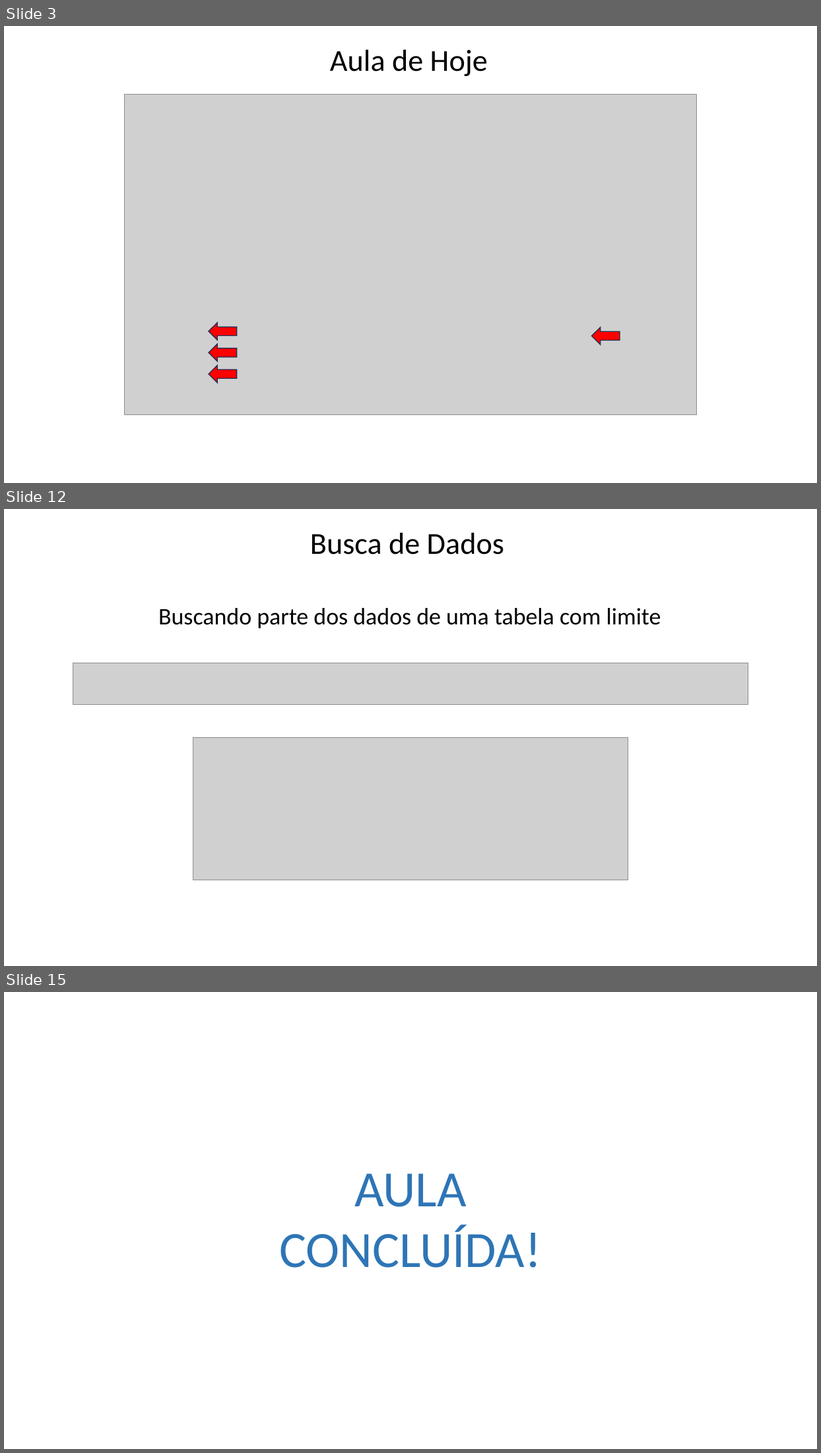
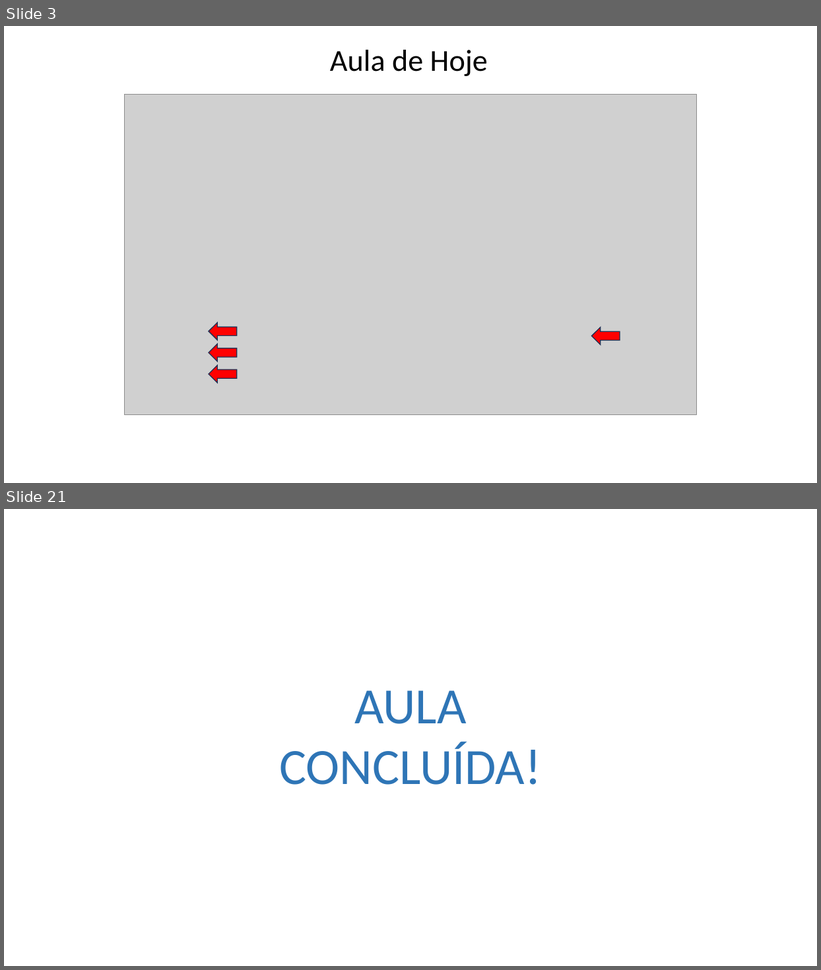
Before and after one commit to Felipe-Tagawa/C07-Monitoria, a slide deck: Aula 03/ComandosBásicos.pptx. Shown one above the other, each under a label of ours: slides 3, 12 and 15 before the commit, slides 3 and 21 after it; the slides between them are not shown. The pictures are 821x1453 and 821x970 pixels, drawn with LibreOffice and Linux fonts; fonts in the diff are those of the drawing; grey boxes stand for pictures; background and template pictures are left out. Boxes give left, top, right and bottom in pixels: in the first picture for what was removed or moved away, otherwise in the second. Text is boxed around its words. In the diff, an @@ line names an element or a change of style, - is before the commit and + after.

```diff
--- a/Aula 03/ComandosBásicos.pptx
+++ b/Aula 03/ComandosBásicos.pptx
@@ slide 12 removed at (4,509,817,966), background picture (left out) @@
@@ text removed at (310,533,504,555) @@
-Busca de Dados
@@ text removed at (158,608,661,628) @@
-Buscando parte dos dados de uma tabela com limite
@@ picture removed at (73,663,748,705) @@
@@ picture removed at (193,738,628,881) @@
@@ what was slide 15 is now slide 21 @@
```
Also in this commit, not shown: 5 slides changed, 12 slides added, 5 other slides removed, 1 other file.
